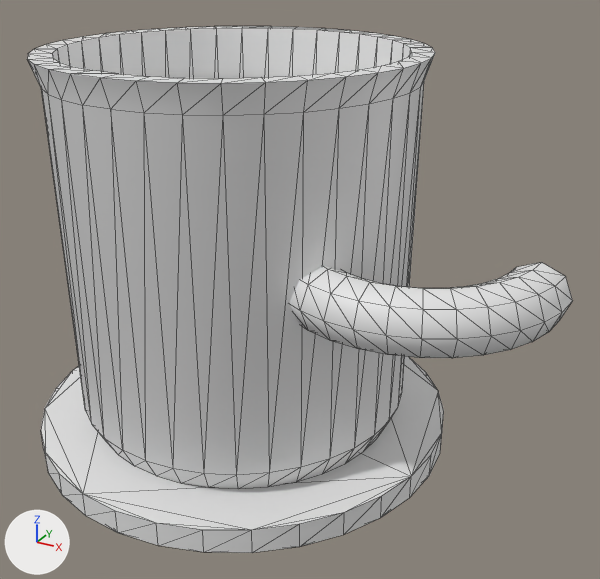
The glTF model docs/promo-moves/assets/coffee.glb: old version first, new version second.
Camera for both pictures: a camera (50 mm lens) standing at (0.1044, -0.1597, 0.1211) and looking at (0.0172, -0.0011, 0.0418). Every picture has the same lights, and +X, +Y and +Z are marked at lower left. The older version comes first. Mesh edges are drawn as thin lines. Where no turn or scale is listed for an object, it has been applied to the vertices. Vertices at exactly the same position are counted once.

In view in the first picture: 'coaster', 'handle', 'mug'.
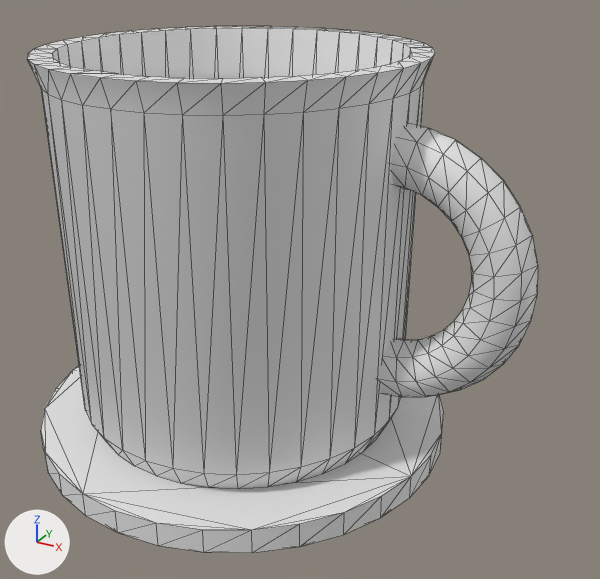
Where the change shows, as pixel boxes (x1, y1, x2, y2) in the pictures (600 x 579 px):
'handle', reshaped, moved, turned: before (289, 262, 573, 358); after (378, 123, 538, 397)

What the commit changed:
me_handle is used by ob_handle; parent ob_coffee; location (0.046, 0.0, 0.052); rotation (1.571, 0.0, 0.0), in degrees (90, 0, 0).
me_handle had 136 vertices, 256 faces and spanned x -0.033..0.033, y -0.007..0.007, z 0.0..0.033.
me_handle now has 136 vertices, 256 faces and spans x 0.0..0.032, y -0.007..0.007, z -0.032..0.032.
me_handle part 1: 136 of 136 vertices moved; they spanned x -0.033..0.033, y -0.007..0.007, z 0.0..0.033 and now span x 0.0..0.032, y -0.007..0.007, z -0.032..0.032; mean shift (0.0149, 0.0, -0.0155).
Object 'handle' (ob_handle) turns from (90, 0, 0) to (0, 0, 0) degrees about x, y and z.
Object 'handle' (ob_handle) moves from (0.046, 0.0, 0.052) to (0.04, 0.0, 0.052).
